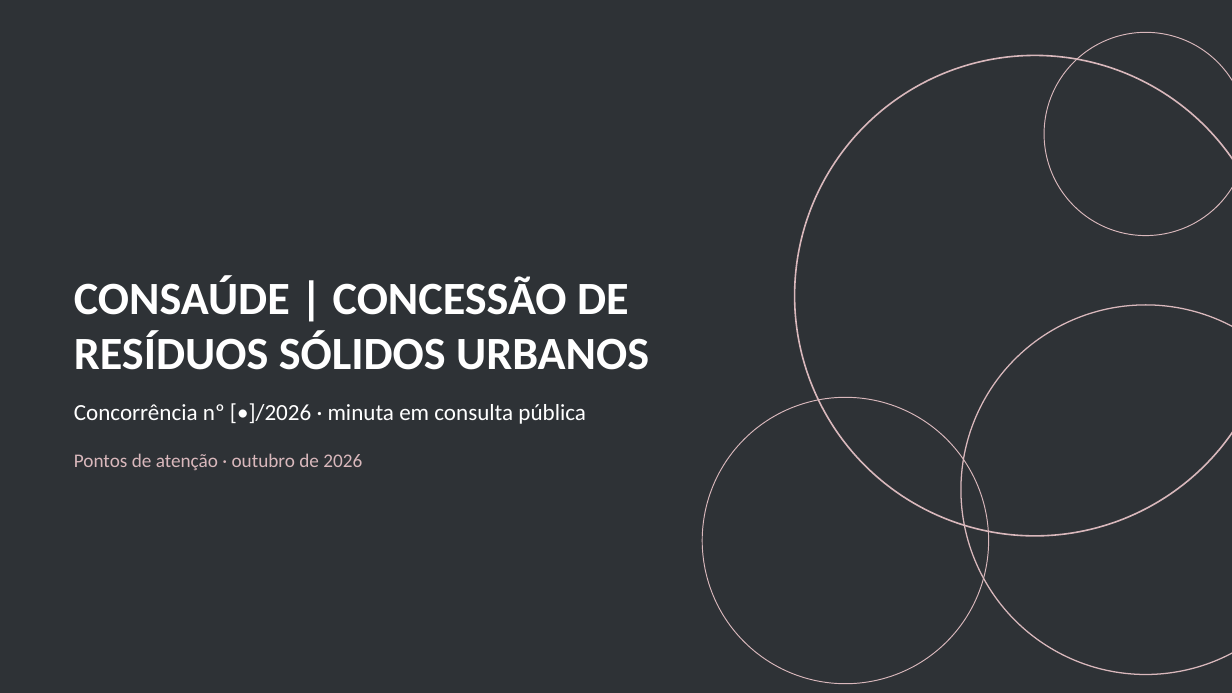
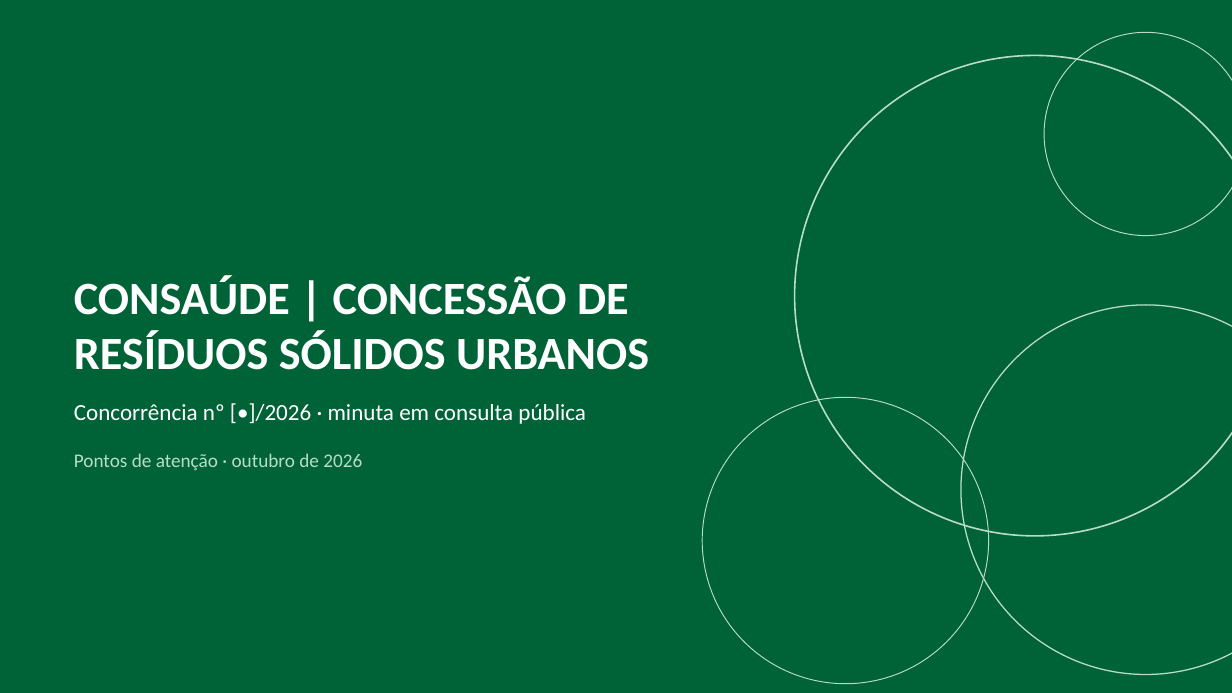
Before and after one commit to matheusdagostino-cyber/Solvi, a slide deck: slide 1 of concessoes/consaude-conc-2026/output/pontos-de-atencao-2026-10-08.pptx. Drawn at 1232x693 pixels with LibreOffice and Linux fonts; fonts in the diff are those of the drawing. Boxes give left, top, right and bottom in pixels: in the first picture for what was removed or moved away, otherwise in the second. Text is boxed around its words. In the diff, an @@ line names an element or a change of style, - is before the commit and + after.

```diff
--- a/concessoes/consaude-conc-2026/output/pontos-de-atencao-2026-10-08.pptx
+++ b/concessoes/consaude-conc-2026/output/pontos-de-atencao-2026-10-08.pptx
@@ background #2E3236 to #006237 @@
@@ ellipse at (795, 55, 1232, 536): outline #D9B8BC 1.25 pt to #B9DCC6 1.25 pt @@
@@ ellipse at (1044, 32, 1232, 236): outline #D9B8BC 0.75 pt to #B9DCC6 0.75 pt @@
@@ ellipse at (961, 305, 1232, 675): outline #D9B8BC 1 pt to #B9DCC6 1 pt @@
@@ ellipse at (702, 397, 989, 684): outline #D9B8BC 0.75 pt to #B9DCC6 0.75 pt @@
@@ text "Pontos de atenção · outubro ..." at (74, 453, 362, 470): text colour #D9B8BC to #B9DCC6 @@
```
Also in this commit, not shown: 20 other slides changed, 1 other file.
